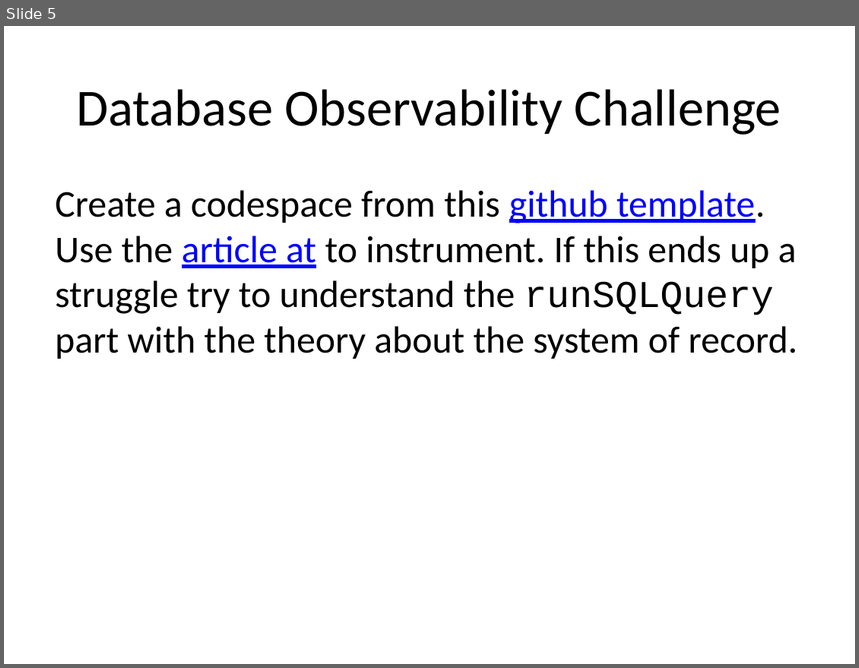
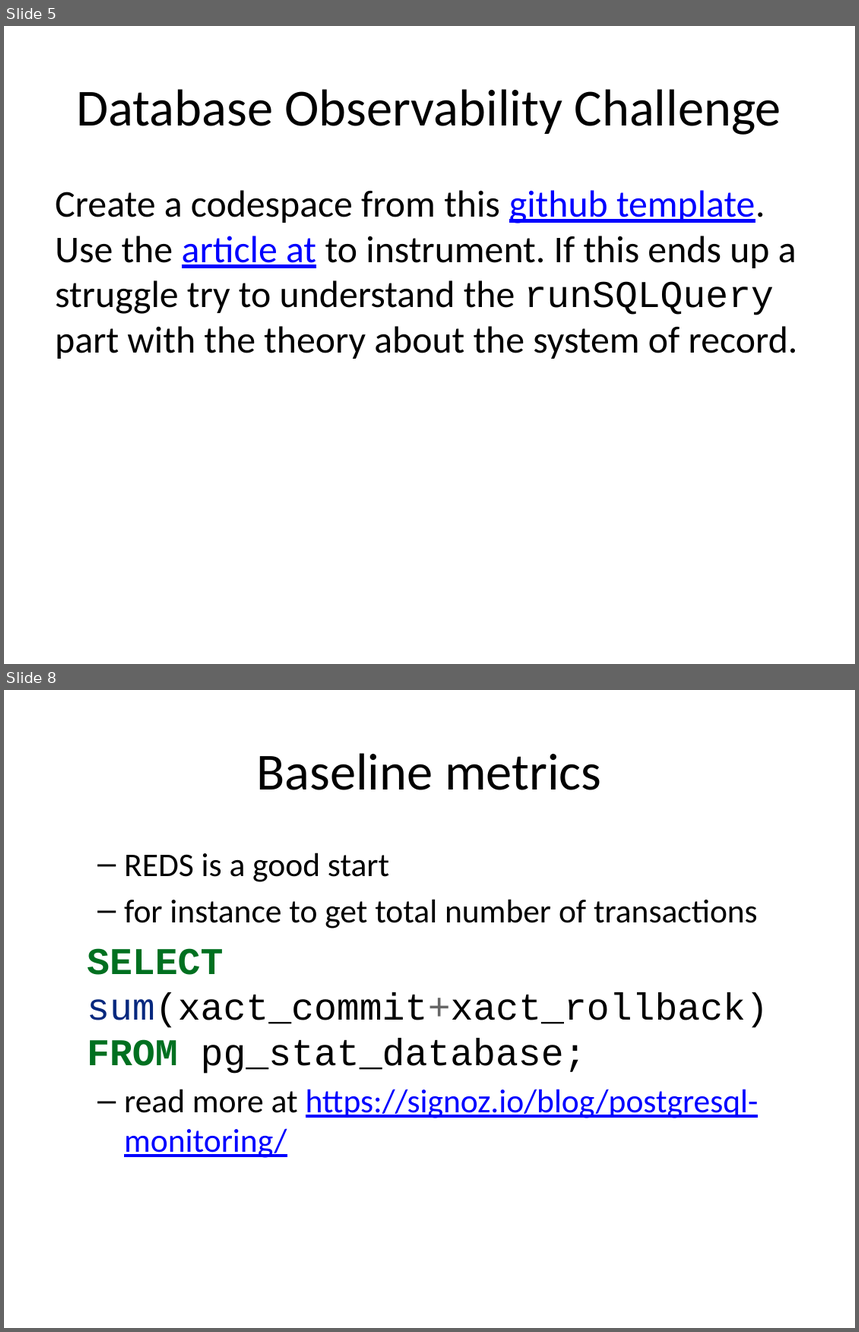
Before and after one commit to rhildred/INFO8985, a slide deck: database_collecting/slides.pptx. Shown one above the other, each under a label of ours: slide 5 before the commit, slides 5 and 8 after it; the slides between them are not shown. The pictures are 859x668 and 859x1332 pixels, drawn with LibreOffice and Linux fonts; fonts in the diff are those of the drawing. Boxes give left, top, right and bottom in pixels: in the first picture for what was removed or moved away, otherwise in the second. Text is boxed around its words. In the diff, an @@ line names an element or a change of style, - is before the commit and + after.

```diff
--- a/database_collecting/slides.pptx
+++ b/database_collecting/slides.pptx
@@ slide 8 added at (4, 690, 855, 1328), background #FFFFFF @@
@@ title added at (257, 753, 601, 790), 44 pt, text #000000 @@
+Baseline metrics
@@ text added at (87, 853, 769, 1158), 28 pt, text #000000 @@
+  – REDS is a good start
+  – for instance to get total number of transactions
+SELECT sum(xact_commit+xact_rollback) FROM pg_stat_database;
+  – read more at https://signoz.io/blog/postgresql-monitoring/
```
Also in this commit, not shown: 8 other slides added, 18 other files.
